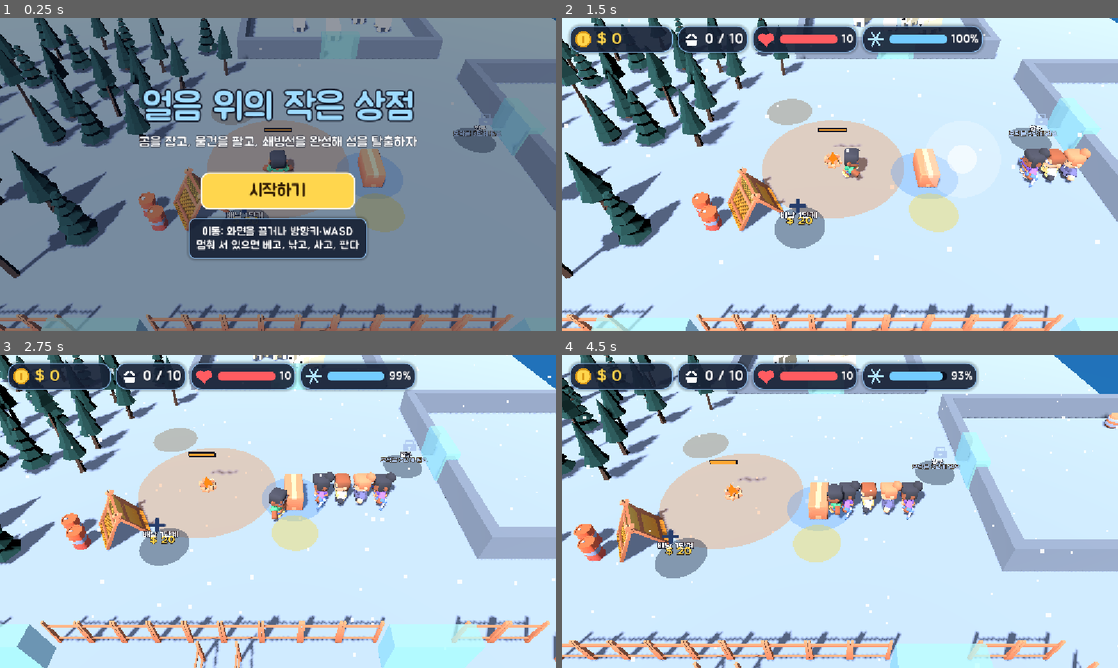
Above: before the commit, frames 1-4 (two rows, left to right).
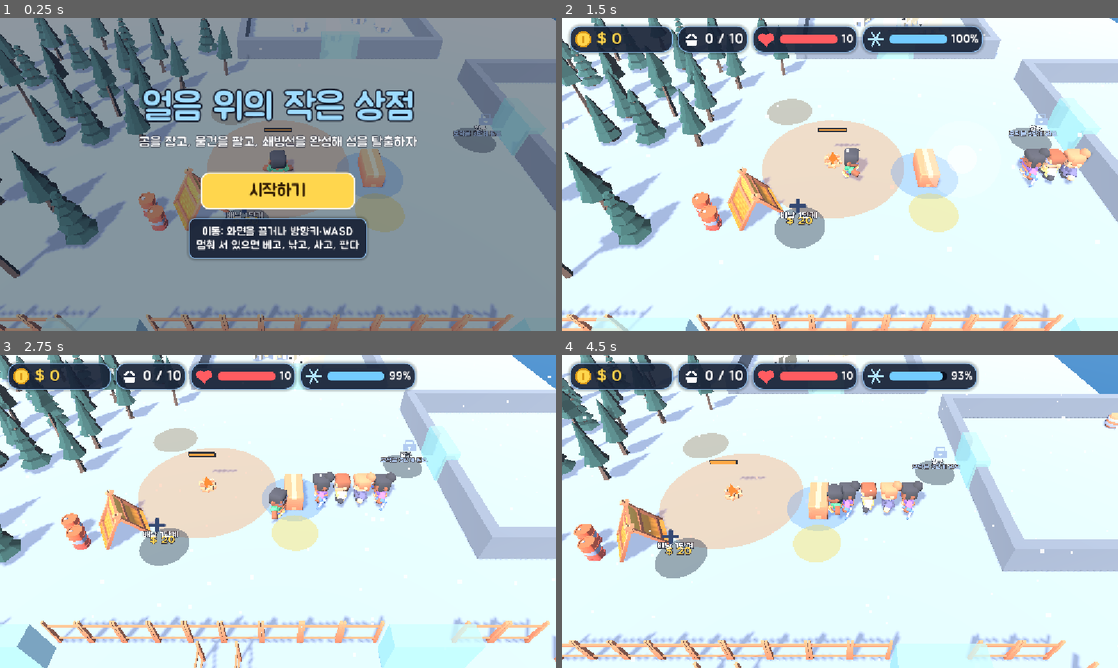
Above: after the commit, the same moments.

Repository: kimpro4214/FrostCamp
Game: Godot game, scene res://frost_camp/scenes/main.tscn
Same seed, same stepped clock (60 frames per second), same inputs: the game is played once before the commit and once after it.
Inputs (mouse positions are in pixels of both pictures, inside the frame that each line leads up to):
- Up to frame 1 (0.25 s): no input
- Up to frame 2 (1.5 s): click "시작하기" at 0.5 s; tap Enter (ui_accept) at 1.25 s; move the mouse to (962, 158) at 1.27 s; hold D from 1.28 s (still down); click (962, 158) at 1.42 s
- Up to frame 3 (2.75 s): tap Enter (ui_accept) at 1.52 s; release D at 2 s; drag from (166, 527) to (250, 574) at 2.02 s
- Up to frame 4 (4.5 s): move the mouse to (895, 442) at 2.77 s; hold D 2.78-3.5 s; drag from (812, 574) to (673, 464) at 3.52 s; move the mouse to (1006, 558) at 4.27 s; hold A from 4.28 s (still down)

The runs differ from the first frame. In frame 1, 11% of the frame differs, in the area x 0-100%, y 0-100%; in frame 2, 38%; in frame 3, 36%; in frame 4, 37%.

Commit message:
feat: 프로스트 캠프 옅은 안개와 따뜻한 햇빛, 부드러운 그림자로 조명 정리

Diff:
--- a/frost_camp/scenes/main.tscn
+++ b/frost_camp/scenes/main.tscn
@@ -12,8 +12,12 @@
 background_mode = 1
 background_color = Color(0.72, 0.84, 0.95, 1)
 ambient_light_source = 2
-ambient_light_color = Color(0.85, 0.9, 1, 1)
-ambient_light_energy = 0.4
+ambient_light_color = Color(0.82, 0.88, 1, 1)
+ambient_light_energy = 0.5
+fog_enabled = true
+fog_light_color = Color(0.78, 0.86, 0.96, 1)
+fog_density = 0.0018
+fog_sky_affect = 0.0
 
 [sub_resource type="StandardMaterial3D" id="StandardMaterial3D_snow"]
 albedo_color = Color(0.6, 0.66, 0.76, 1)
@@ -72,8 +76,12 @@
 
 [node name="Sun" type="DirectionalLight3D" parent="."]
 transform = Transform3D(0.866025, 0.383022, -0.321394, 0, 0.642788, 0.766044, 0.5, -0.663414, 0.55667, 0, 10, 0)
-light_energy = 0.8
+light_color = Color(1, 0.95, 0.88, 1)
+light_energy = 1.0
 shadow_enabled = true
+shadow_opacity = 0.75
+shadow_blur = 1.5
+directional_shadow_max_distance = 60.0
 
 [node name="Ground" type="MeshInstance3D" parent="." groups=["nav_source"]]
 mesh = SubResource("PlaneMesh_ground")
